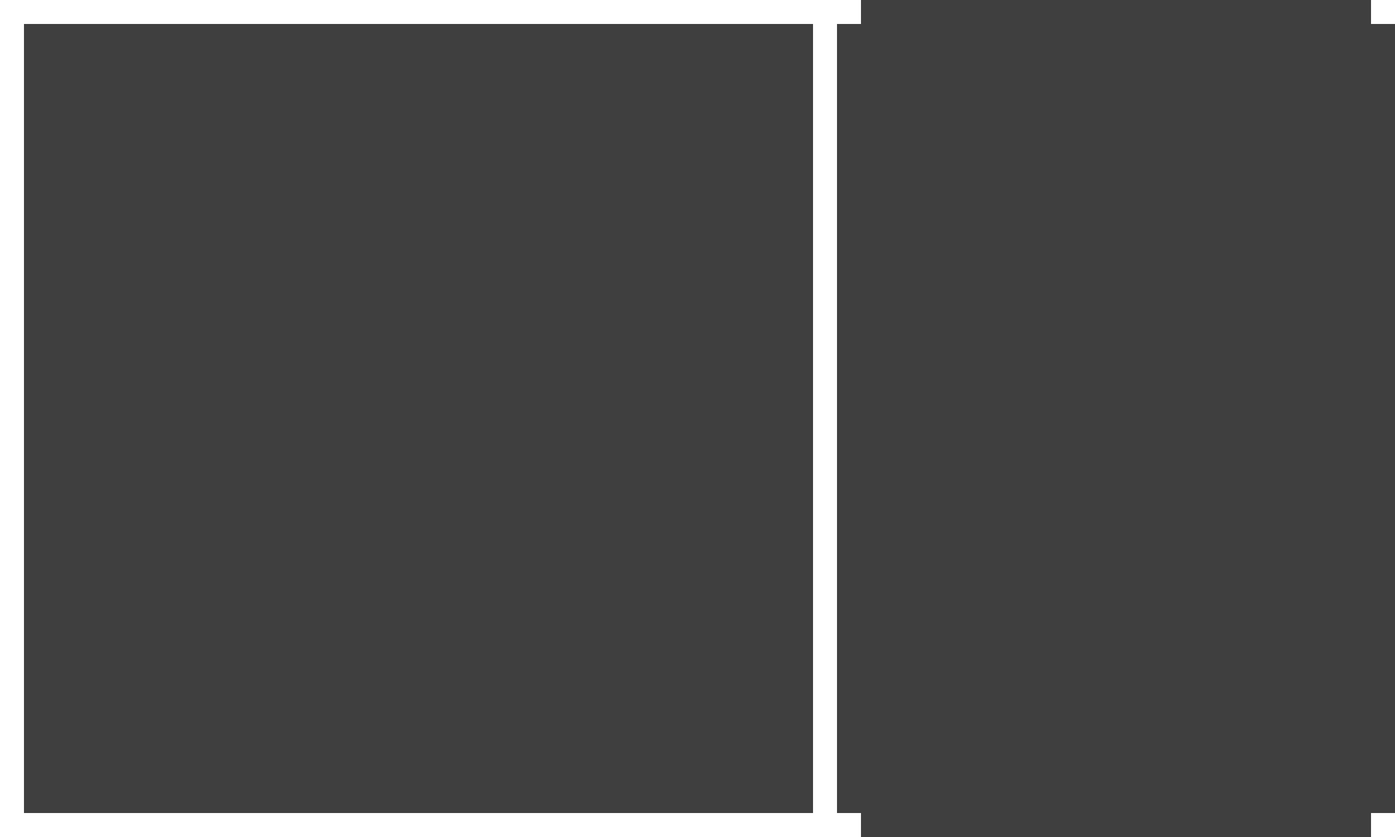
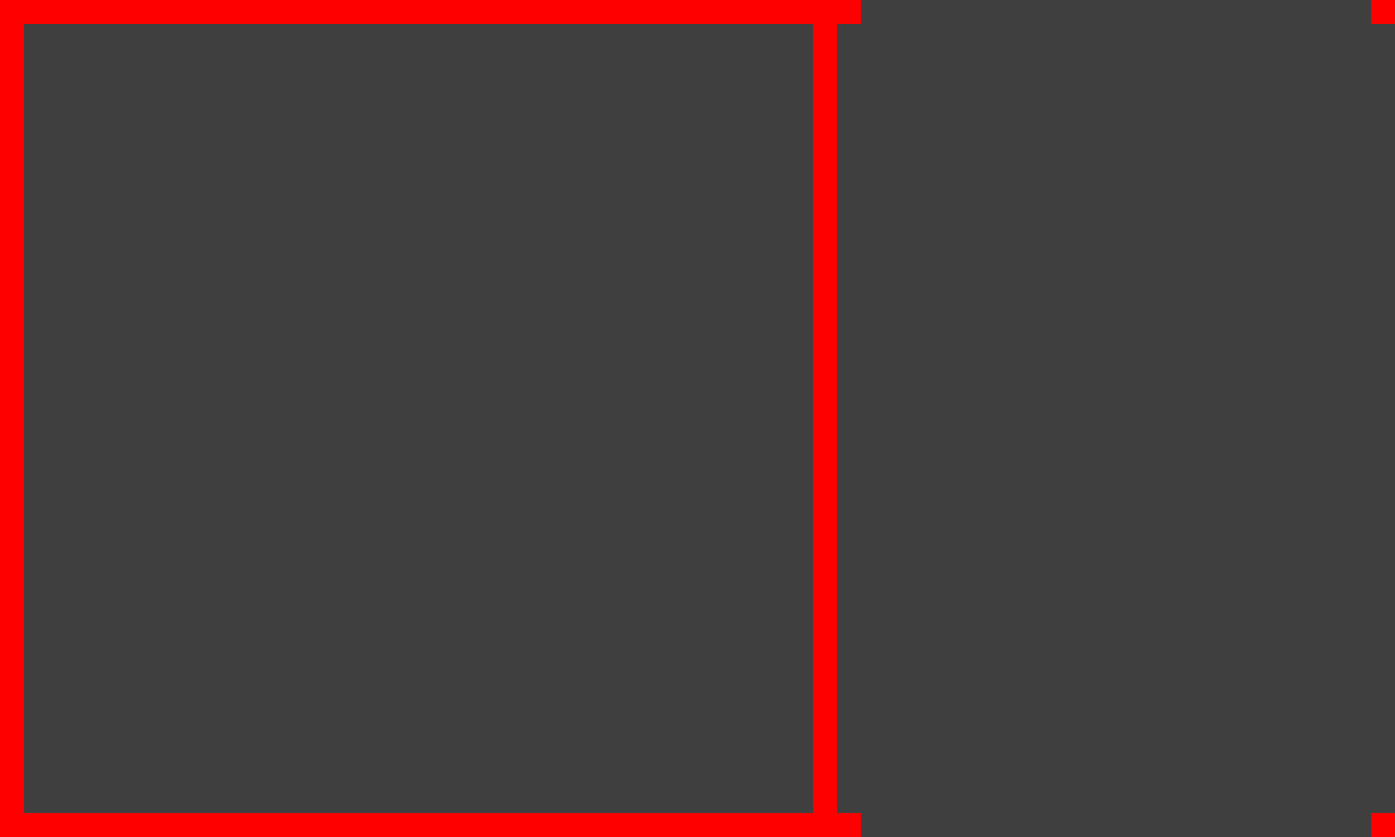
Layer changes from the first 1395 × 837 image to the second:
painted on "Rectangle 1 copy 4" over [0, 813, 838, 837]
painted on "Rectangle 1 copy 3" over [0, 0, 838, 24]
painted on "Rectangle 1 copy 2" over [0, 0, 838, 24]
painted on "Rectangle 2 copy 3" over [837, 813, 862, 837]
painted on "Rectangle 2 copy 2" over [1371, 813, 1395, 837]
painted on "Rectangle 2 copy" over [1371, 0, 1395, 24]
painted on "Rectangle 2" over [837, 0, 862, 24]
painted on "Rectangle 1 copy" over [813, 0, 838, 837]
painted on "Rectangle 1" over [0, 0, 24, 837]
